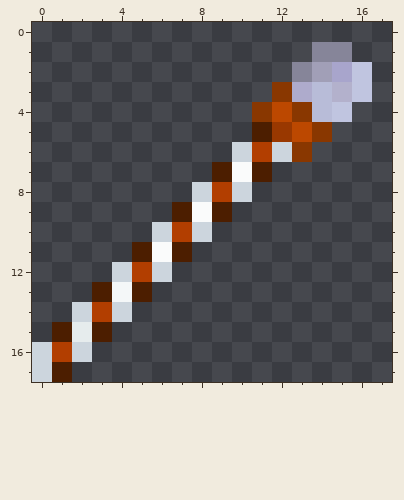
One commit to this pixel-art sprite: CookieMod/Items/Weapons/SugarStaff.png. The picture above is the old version.
The file is 36x36 pixels, drawn in blocks of 2x2; one block is one cell here. Colours within 5 levels of each other are drawn and written as one.
Now the later version:
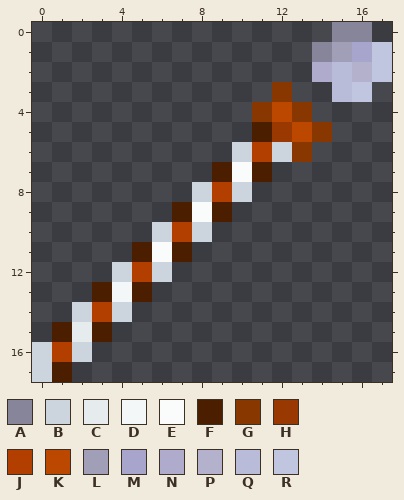
Palette (. is transparent): A #868599  B #ccd5dd  C #e6eced  D #f4f7f8  E #fafbfb  F #4c1e00  G #893700  H #993800  J #b23e00  K #bc4800  L #a19fb7  M #a8a5cc  N #aeabcc  P #b3b1cc  Q #b8bcd8  R #c0c5e0
Difference:
y 0: x 15..16 .. -> AA
y 1: x 15..17 A.. -> LMR
y 2: x 13..17 ALMR. -> .NQPR
y 3: x 13..15 NQP -> ..Q
y 4: x 14..15 QR -> ..
Pixel boxes of the changes (left, top, right, bottom) in both pictures:
changed: (292, 22, 392, 122)
